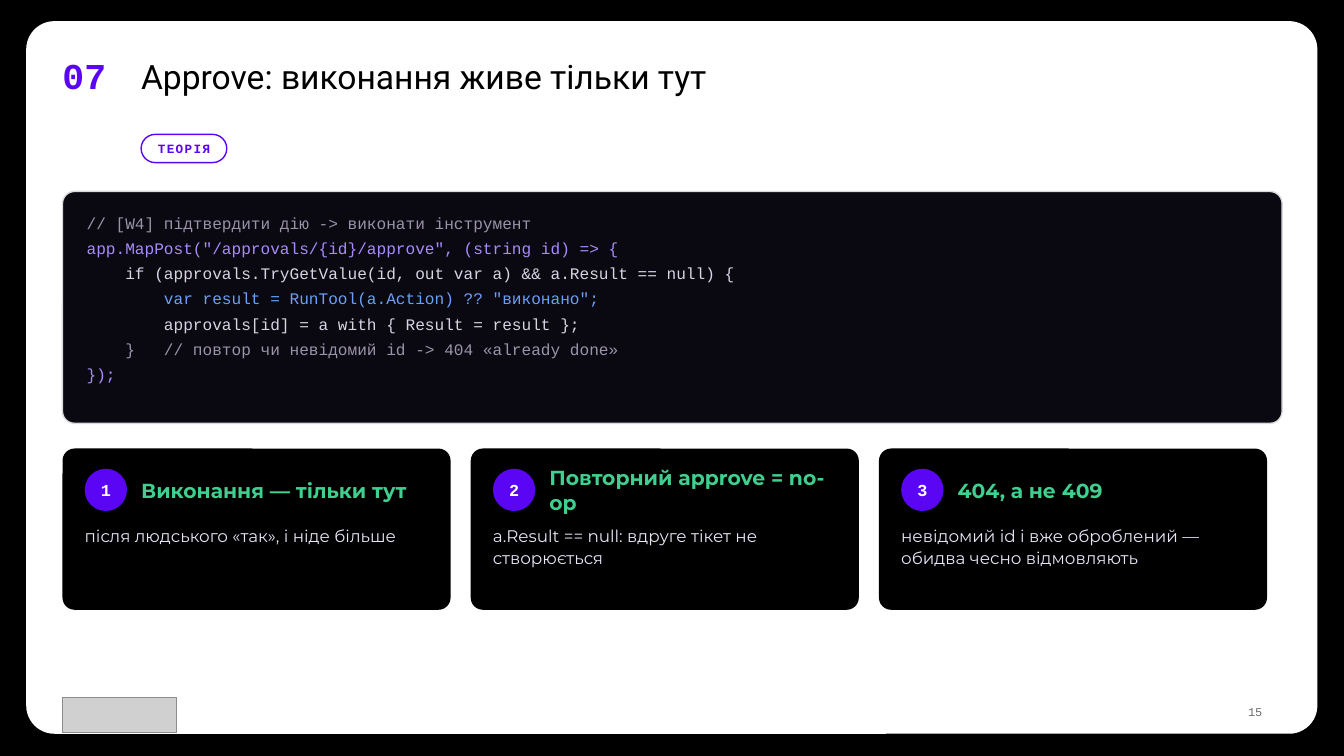
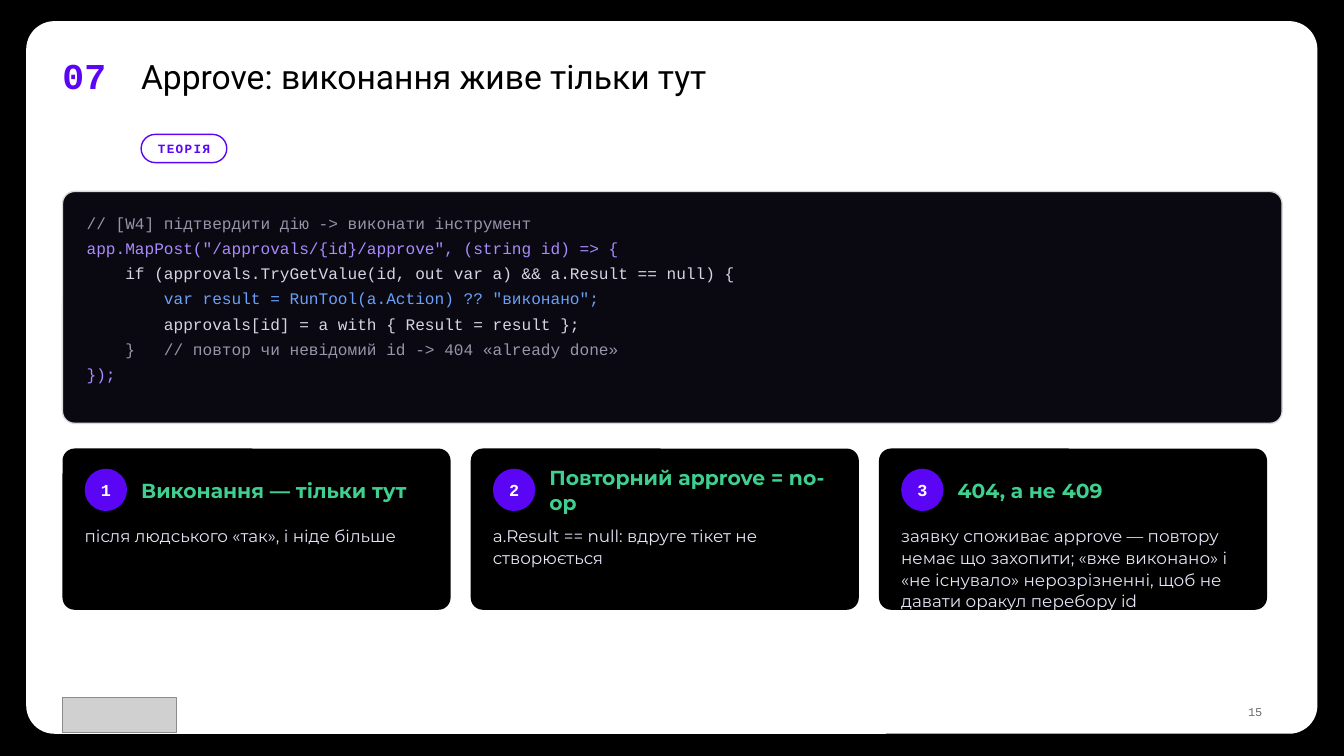
Before and after one commit to TarasFedorenkoFTV/llmops-bootcamp, a slide deck: slide 15 of docs/decks/L08.pptx. Drawn at 1344x756 pixels with LibreOffice and Linux fonts; fonts in the diff are those of the drawing; grey boxes stand for pictures; background and template pictures are left out. Boxes give left, top, right and bottom in pixels: in the first picture for what was removed or moved away, otherwise in the second. Text is boxed around its words. In the diff, an @@ line names an element or a change of style, - is before the commit and + after.

```diff
--- a/docs/decks/L08.pptx
+++ b/docs/decks/L08.pptx
@@ text at (901,533,1228,612): text changed @@
-невідомий id і вже оброблений — обидва чесно відмовляють
+заявку споживає approve — повтору немає що захопити; «вже виконано» і «не існувало» нерозрізненні, щоб не давати оракул перебору id
```
Also in this commit, not shown: 2 other files.
